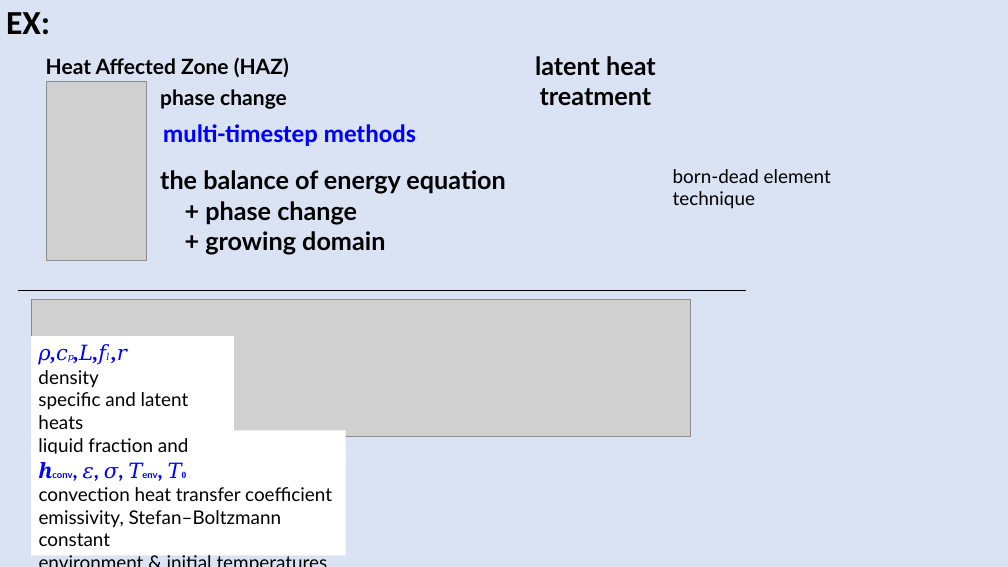
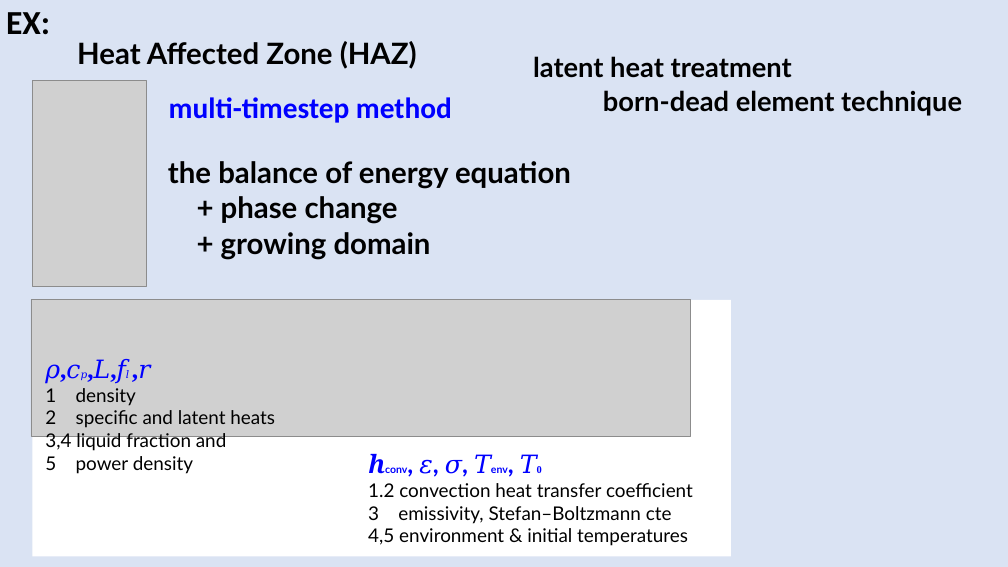
Before and after one commit to grossiRM/AM_FEG, a slide deck: slide 21 of Plano_V02_iii_AM_FEG/d_Topicos Especiais - Introducao a Manufatura Aditiva para Metais.pptx. Drawn at 1008x567 pixels with LibreOffice and Linux fonts; fonts in the diff are those of the drawing; grey boxes stand for pictures. Boxes give left, top, right and bottom in pixels: in the first picture for what was removed or moved away, otherwise in the second. Text is boxed around its words. In the diff, an @@ line names an element or a change of style, - is before the commit and + after.

```diff
--- a/Plano_V02_iii_AM_FEG/d_Topicos Especiais - Introducao a Manufatura Aditiva para Metais.pptx
+++ b/Plano_V02_iii_AM_FEG/d_Topicos Especiais - Introducao a Manufatura Aditiva para Metais.pptx
@@ rounded rectangle "EX:": place and size @@
-rounded rectangle "EX:" at (6,12,50,35)
+rounded rectangle "EX:" at (4,0,389,51)
@@ text "Heat Affected Zone (HAZ)": place and size @@
-text "Heat Affected Zone (HAZ)" at (46,57,289,77)
+text "Heat Affected Zone (HAZ)" at (77,41,417,69)
@@ text "Heat Affected Zone (HAZ)" at (77,41,417,69): size 20 to 28 pt @@
@@ text "latent heat treatment" at (533,56,792,78): size 24 to 26 pt; alignment centre to left @@
@@ picture: place and size @@
-picture at (47,81,147,260)
+picture at (33,81,147,287)
@@ text removed at (160,89,287,109) @@
-phase change
@@ text "born-dead element technique": place and size @@
-text "born-dead element technique" at (673,169,831,209)
+text "born-dead element technique" at (603,90,962,116)
@@ text "born-dead element technique" at (603,90,962,116): size 18 to 26 pt, bold on @@
@@ text at (169,97,452,123): text changed; size 24 to 28 pt @@
-multi-timestep methods
+multi-timestep method
@@ text "the balance of energy equation": place and size @@
-text "the balance of energy equation" at (160,170,505,254)
+text "the balance of energy equation" at (168,161,571,259)
@@ text "the balance of energy equation" at (168,161,571,259): size 24 to 28 pt @@
@@ line removed from (746, 290) to (18, 290) @@
@@ rectangle added at (33,299,731,557), fill #FFFFFF @@
@@ text "𝜌,𝑐𝑝,𝐿,𝑓𝑙 ,𝑟": place and size @@
-text "𝜌,𝑐𝑝,𝐿,𝑓𝑙 ,𝑟" at (31,337,234,461)
+text "𝜌,𝑐𝑝,𝐿,𝑓𝑙 ,𝑟" at (45,359,275,474)
@@ text "𝜌,𝑐𝑝,𝐿,𝑓𝑙 ,𝑟" at (45,359,275,474): fill #FFFFFF to none @@
@@ text at (45,359,150,384): size 20 to 24 pt, italic off in "𝜌,𝑐𝑝,𝐿,𝑓𝑙 ,𝑟"; size 9 to 10 pt in "𝜌,𝑐𝑝,𝐿,𝑓𝑙" @@
@@ text at (45,388,275,474): text changed @@
-density
-specific and latent heats
-liquid fraction and
-power density
+1 density
+2 specific and latent heats
+3,4 liquid fraction and
+5 power density
@@ rectangle removed at (234,430,346,461) @@
@@ text "ℎconv, 𝜀, 𝜎, 𝑇env, 𝑇0": place and size @@
-text "ℎconv, 𝜀, 𝜎, 𝑇env, 𝑇0" at (31,454,346,556)
+text "ℎconv, 𝜀, 𝜎, 𝑇env, 𝑇0" at (368,459,693,546)
@@ text at (419,459,468,477): size 20 to 24 pt, italic off in "ℎconv, 𝜀, 𝜎, 𝑇env, 𝑇0"; size 9 to 10 pt in "ℎconv, 𝑇env, 𝑇0" @@
@@ text at (368,483,693,546): text changed @@
-convection heat transfer coefficient
-emissivity, Stefan–Boltzmann constant
-environment & initial temperatures
+1.2 convection heat transfer coefficient
+3 emissivity, Stefan–Boltzmann cte
+4,5 environment & initial temperatures
```
Also in this commit, not shown: 10 other slides changed, 1 other file.
